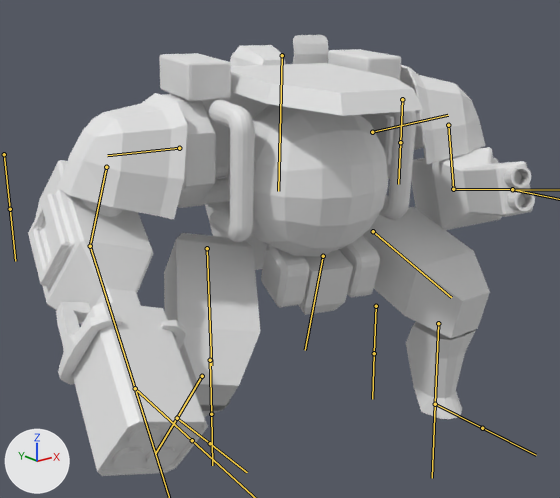
A saved change to the FBX model bloss1/assets/models/f90/f90.fbx.
One viewpoint serves both versions: a 50 mm camera at (-3.02, -3.39, 0.93) aimed at (-0.2, 0.13, -0.48). Lighting does not change. The marker at lower left points along +X, +Y and +Z. Both versions are drawn at frame 24 of the action 'Armature|Walk'; the numbers are the values there. The bones that bend it are drawn over the model as lines.
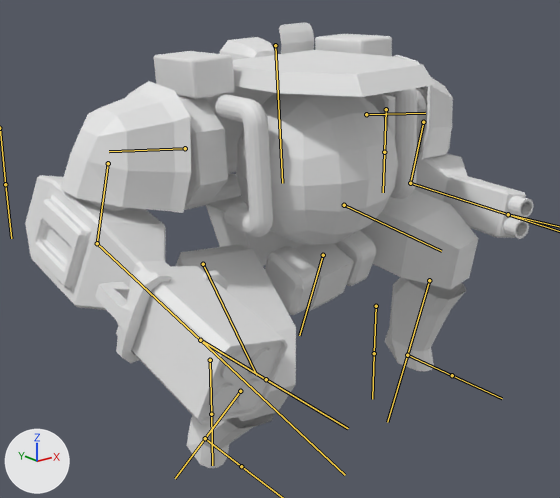
What differs and where, as boxes (x1, y1, x2, y2) in the pictures (560 x 498 px):
'Cube.060', posed
    before: (28, 35, 535, 476)
    after: (25, 22, 534, 468)
bone 'SpineC', root to tip
    before: (282, 55) to (278, 191)
    after: (275, 45) to (282, 183)
bone 'ShoulderL', root to tip
    before: (372, 132) to (448, 115)
    after: (366, 114) to (425, 113)
bone 'ArmL', root to tip
    before: (448, 125) to (453, 189)
    after: (423, 122) to (410, 183)
bone 'ArmForearmL', root to tip
    before: (453, 189) to (512, 189)
    after: (410, 183) to (508, 214)
bone 'ShoulderR', root to tip
    before: (179, 148) to (107, 155)
    after: (185, 148) to (109, 151)
bone 'ArmR', root to tip
    before: (106, 167) to (90, 246)
    after: (108, 163) to (97, 243)
bone 'ArmForearmR', root to tip
    before: (90, 246) to (135, 388)
    after: (97, 243) to (200, 340)
bone 'PelvisC', root to tip
    before: (323, 256) to (305, 350)
    after: (323, 255) to (299, 335)
bone 'LegThighL', root to tip
    before: (373, 231) to (451, 297)
    after: (344, 205) to (441, 251)
bone 'LegShinL', root to tip
    before: (438, 323) to (435, 404)
    after: (429, 280) to (407, 355)
bone 'LegThighR', root to tip
    before: (207, 248) to (211, 365)
    after: (203, 264) to (256, 375)
bone 'LegShinR', root to tip
    before: (202, 376) to (177, 418)
    after: (240, 391) to (205, 438)

The edits, one by one:
Bone 'SpineC' (bone_spinec) moves from (0.0, 0.016, -0.004) to (-0.001, -0.044, -0.056).
Bone 'SpineC' (bone_spinec) turns from (0, 11, 3) to (4, 4, 0) degrees about its own x, y and z.
Bone 'ShoulderL' (bone_shoulderl) turns from (12, -6, -19) to (-7, 6, -2) degrees about its own x, y and z.
Bone 'ArmL' (bone_arml) turns from (-3, 6, -3) to (-2, 4, -2) degrees about its own x, y and z.
Bone 'ArmForearmL' (bone_armforearml) turns from (-5, 1, 12) to (0, -4, 7) degrees about its own x, y and z.
Bone 'ShoulderR' (bone_shoulderr) turns from (-4, -10, -22) to (-10, -11, -12) degrees about its own x, y and z.
Bone 'ArmR' (bone_armr) turns from (4, 15, -8) to (2, 5, -2) degrees about its own x, y and z.
Bone 'ArmForearmR' (bone_armforearmr) turns from (4, -2, -26) to (0, -4, -8) degrees about its own x, y and z.
Bone 'PelvisC' (bone_pelvisc) moves from (0.0, 0.02, 0.0) to (0.0, 0.013, 0.0).
Bone 'PelvisC' (bone_pelvisc) turns from (3, 14, 17) to (7, -5, 25) degrees about its own x, y and z.
Bone 'LegThighL' (bone_legthighl) turns from (1, 1, -17) to (-2, -6, -30) degrees about its own x, y and z.
Bone 'LegShinL' (bone_legshinl) turns from (1, 0, 1) to (-4, 1, 19) degrees about its own x, y and z.
Bone 'LegThighR' (bone_legthighr) turns from (-5, -4, 7) to (-3, -5, -9) degrees about its own x, y and z.
Bone 'LegShinR' (bone_legshinr) turns from (-3, 0, 13) to (-4, 1, 19) degrees about its own x, y and z.
